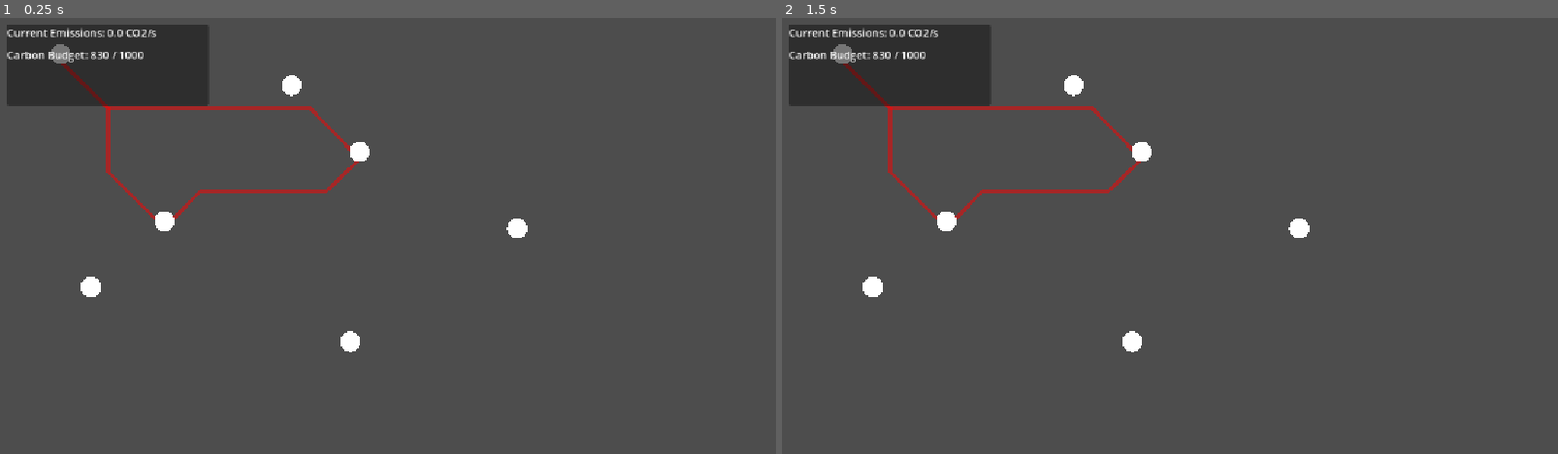
Above: before the commit, frames 1-2 (left to right).
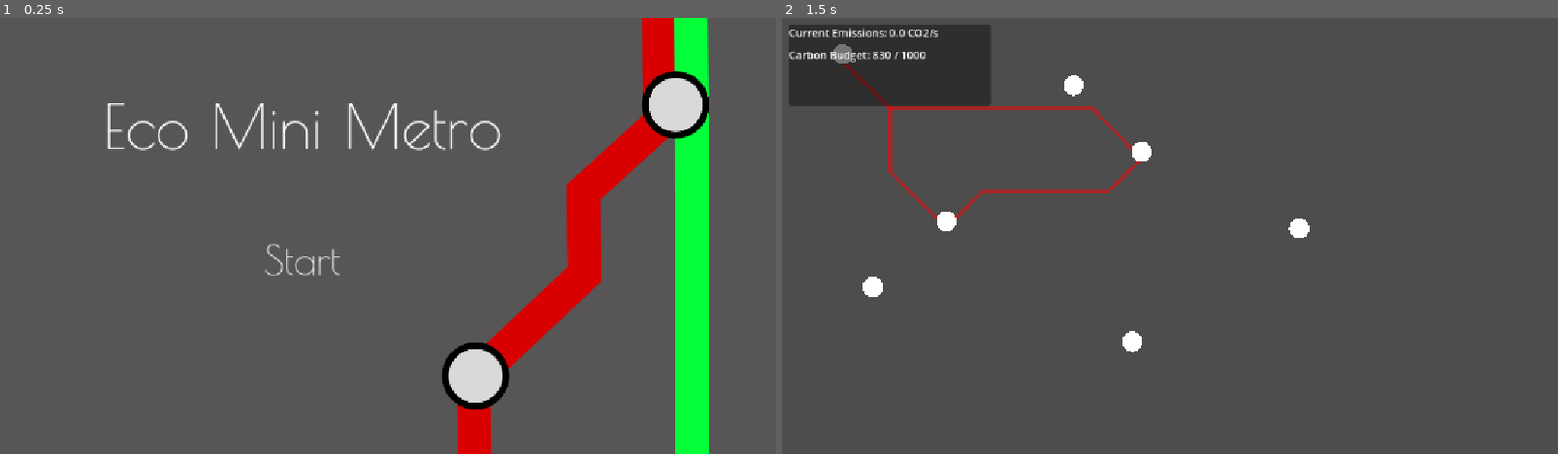
Above: after the commit, the same moments.

Repository: 9thAzure/CarbonCommuter
Game: Godot game, scene res://scenes/ui/menus/mainmenu.tscn
Two runs of this game, one before a commit and one after it. Both use one fixed random seed, a clock stepped at 60 frames per second and the inputs below. Before the commit the project starts from res://main/main.tscn.
Inputs (mouse positions are in pixels of both pictures, inside the frame that each line leads up to):
- Up to frame 1 (0.25 s): no input
- Up to frame 2 (1.5 s): click (1084, 257) at 0.5 s, where only the run after the commit has a clickable "Start"; tap Enter at 1.25 s; move the mouse to (1340, 214) at 1.27 s; click (1340, 214) at 1.42 s

The runs differ from the first frame. In frame 1, 17% of the frame differs, in the area x 0-92%, y 0-100%; in frame 2, nothing differs.

Commit message:
ADDED MAIN MENU!

Diff:
--- a/project.godot
+++ b/project.godot
@@ -11,7 +11,7 @@
 [application]
 
 config/name="Hack The Valley"
-run/main_scene="uid://uyxbuxwhflhv"
+run/main_scene="uid://blccn84b70aei"
 config/features=PackedStringArray("4.5", "Mobile")
 config/icon="res://icon.svg"
 
--- /dev/null
+++ b/scenes/ui/menus/label_2.gd
@@ -0,0 +1,5 @@
+extends Button
+
+
+func _on_pressed() -> void:
+	get_tree().change_scene_to_file("res://main/main.tscn")
--- /dev/null
+++ b/scenes/ui/menus/mainmenu.tscn
@@ -0,0 +1,58 @@
+[gd_scene load_steps=7 format=3 uid="uid://blccn84b70aei"]
+
+[ext_resource type="FontFile" uid="uid://ctgaf2gwyca0v" path="res://scenes/ui/fonts/PoiretOne-Regular.ttf" id="1_ll38k"]
+[ext_resource type="Script" uid="uid://duti1dyqevkhw" path="res://scenes/ui/menus/label_2.gd" id="2_h4tuc"]
+[ext_resource type="Texture2D" uid="uid://b3blcfdhgfo7r" path="res://scenes/ui/iamges/HackTheValleyMainMenu.png" id="2_urxyx"]
+
+[sub_resource type="StyleBoxEmpty" id="StyleBoxEmpty_h4tuc"]
+
+[sub_resource type="StyleBoxEmpty" id="StyleBoxEmpty_yty8x"]
+
+[sub_resource type="StyleBoxEmpty" id="StyleBoxEmpty_v1vx3"]
+
+[node name="MainMenu" type="Control"]
+layout_mode = 3
+anchors_preset = 15
+anchor_right = 1.0
+anchor_bottom = 1.0
+grow_horizontal = 2
+grow_vertical = 2
+
+[node name="Label2" type="Button" parent="."]
+layout_mode = 0
+offset_left = 388.0
+offset_top = 320.0
+offset_right = 510.0
+offset_bottom = 399.0
+size_flags_horizontal = 4
+focus_neighbor_top = NodePath("../Label")
+focus_neighbor_bottom = NodePath("../Label")
+focus_next = NodePath("../Label")
+focus_previous = NodePath("../Label")
+theme_override_fonts/font = ExtResource("1_ll38k")
+theme_override_font_sizes/font_size = 60
+theme_override_styles/normal = SubResource("StyleBoxEmpty_h4tuc")
+theme_override_styles/pressed = SubResource("StyleBoxEmpty_yty8x")
+theme_override_styles/hover = SubResource("StyleBoxEmpty_v1vx3")
+text = "Start"
+script = ExtResource("2_h4tuc")
+
+[node name="Label" type="Label" parent="."]
+texture_filter = 2
+layout_mode = 0
+offset_right = 900.0
+offset_bottom = 322.0
+size_flags_vertical = 3
+theme_override_constants/line_spacing = 3
+theme_override_fonts/font = ExtResource("1_ll38k")
+theme_override_font_sizes/font_size = 92
+text = "Eco Mini Metro"
+horizontal_alignment = 1
+vertical_alignment = 1
+
+[node name="HackTheValleyMainMenu" type="Sprite2D" parent="."]
+z_index = -1
+position = Vector2(575, 324)
+texture = ExtResource("2_urxyx")
+
+[connection signal="pressed" from="Label2" to="Label2" method="_on_pressed"]
Binary file added: scenes/ui/fonts/LexendDeca-Regular.ttf
Not shown, added: scenes/ui/fonts/LexendDeca-Regular.ttf.import
Binary file added: scenes/ui/fonts/PoiretOne-Regular.ttf
Not shown, added: scenes/ui/fonts/PoiretOne-Regular.ttf.import
Binary file added: scenes/ui/iamges/HackTheValleyMainMenu.png
Not shown, added: scenes/ui/iamges/HackTheValleyMainMenu.png.import
Not shown, added: scenes/ui/menus/label_2.gd.uid
